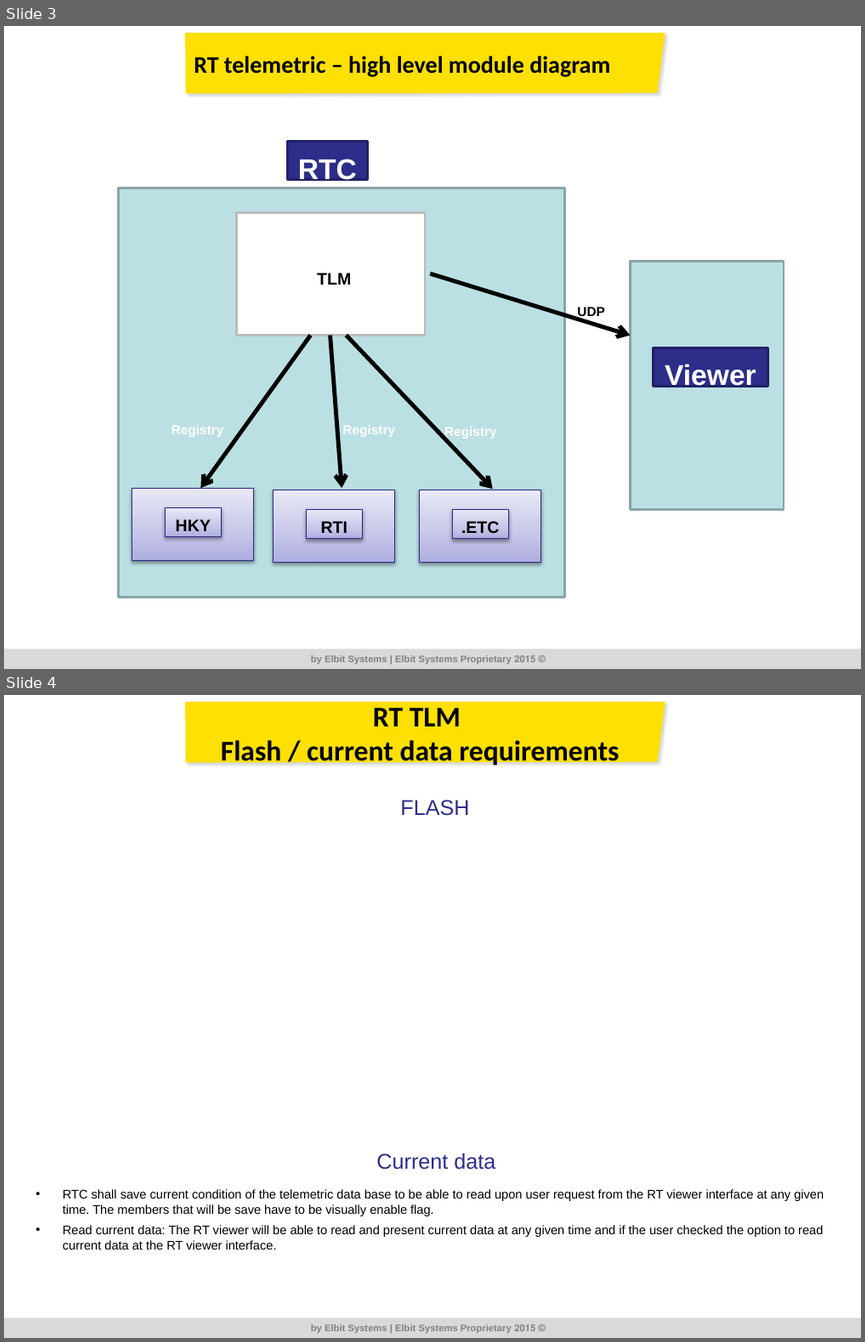
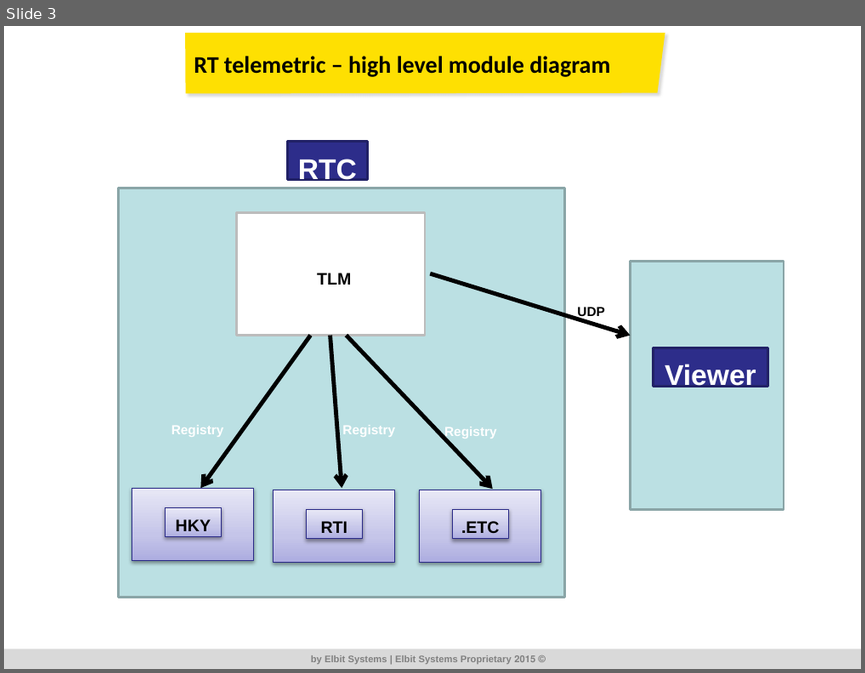
Before and after one commit to RoeeZinoueCommIT/Elbit_Telemetric, a slide deck: DR/Ver_1_002/ALPstar_TLM_DR_1_002.pptx. Shown one above the other, each under a label of ours: slides 3 and 4 before the commit, slide 3 after it. The pictures are 865x1342 and 865x673 pixels, drawn with LibreOffice and Linux fonts; fonts in the diff are those of the drawing; grey boxes stand for pictures; background and template pictures are left out. Boxes give left, top, right and bottom in pixels: in the first picture for what was removed or moved away, otherwise in the second. Text is boxed around its words. In the diff, an @@ line names an element or a change of style, - is before the commit and + after.

```diff
--- a/DR/Ver_1_002/ALPstar_TLM_DR_1_002.pptx
+++ b/DR/Ver_1_002/ALPstar_TLM_DR_1_002.pptx
@@ slide 4 removed at (4, 695, 861, 1338), background #FFFFFF at 68% opacity; not listed: 4 template elements that a slide beside it also shows @@
@@ title removed at (221, 708, 619, 767) @@
-RT TLM
-Flash / current data requirements
@@ text removed at (400, 800, 469, 816) @@
-FLASH
@@ text removed at (376, 1152, 495, 1169) @@
-Current data
@@ text removed at (63, 1189, 823, 1249) @@
-• RTC shall save current condition of the telemetric data base to be able to read upon user request from the RT viewer interface at any given time. The members that will be save have to be visually enable flag.
-  • Read current data: The RT viewer will be able to read and present current data at any given time and if the user checked the option to read current data at the RT viewer interface.
```
Also in this commit, not shown: 1 slide changed, 4 slides added, 1 other file.
